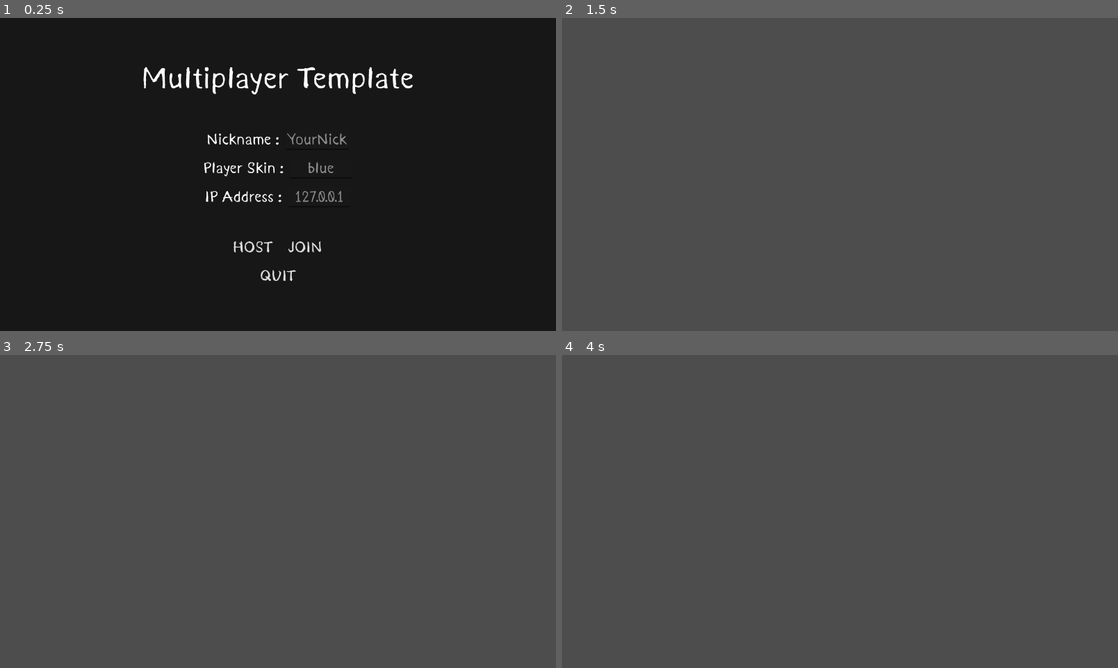
Above: before the commit, frames 1-4 (two rows, left to right).
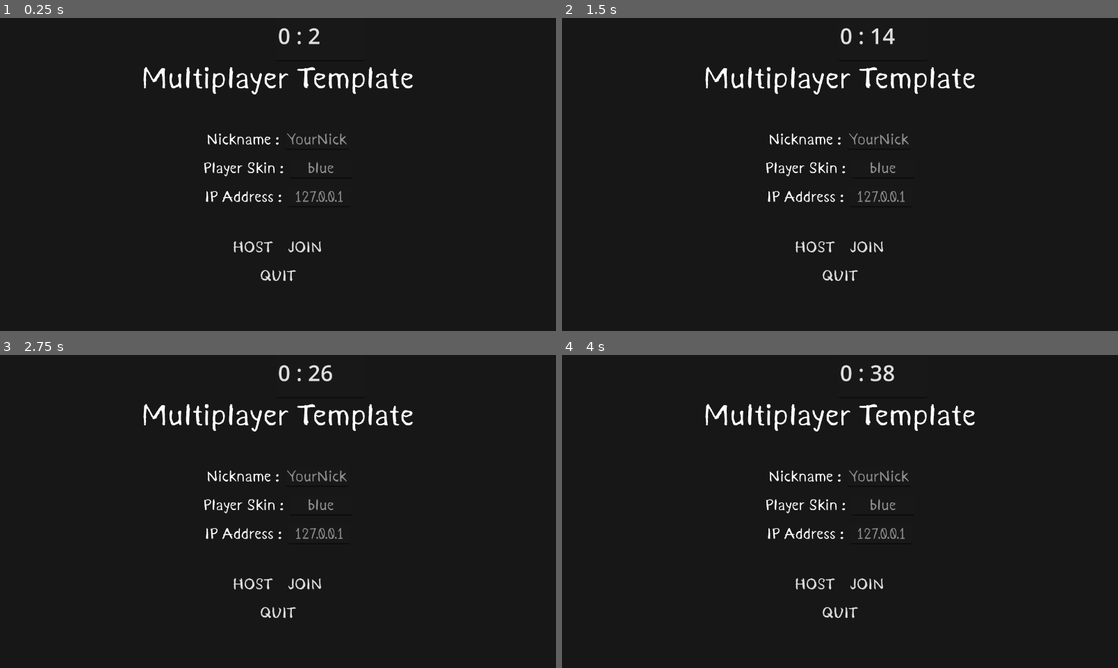
Above: after the commit, the same moments.

Repository: PlazmaDrink/SSc
Game: Godot game, scene res://scenes/level/level.tscn
The game is run twice, just before and just after one commit, with the same random seed, the same clock (stepped at 60 frames per second) and the same inputs.
Inputs (mouse positions are in pixels of both pictures, inside the frame that each line leads up to):
- Up to frame 1 (0.25 s): no input
- Up to frame 2 (1.5 s): click (878, 140) at 0.52 s; type "Alex" at 0.6 s; click (884, 168) at 0.75 s; type "12" at 0.83 s; click (878, 196) at 0.98 s; type "12" at 1.07 s; click "HOST" at 1.25 s
- Up to frame 3 (2.75 s): click (305, 583) at 2 s, where only the run after the commit has a clickable "JOIN"
- Up to frame 4 (4 s): tap Enter at 2.75 s; move the mouse to (962, 495) at 2.77 s; hold D (move_right) 2.78-3.5 s; tap E (Fire) at 2.85 s; click (962, 495) at 2.92 s; tap Space (jump) at 3.02 s; drag from (728, 527) to (812, 574) at 3.52 s

The runs differ from the first frame. In frame 1, 0.1% of the frame differs, in the area x 50-58%, y 3-9%; in frame 2, 100%, in the area x 0-100%, y 0-100%; in frame 3, 100%; in frame 4, 100%.

Commit message:
GlobalTimeScript

Diff:
--- /dev/null
+++ b/globals/Time/Scene/global_time.tscn
@@ -0,0 +1,6 @@
+[gd_scene load_steps=2 format=3 uid="uid://cqw8qnmveqmar"]
+
+[ext_resource type="Script" uid="uid://hf8rfm34q2nt" path="res://globals/Time/Script/global_time.gd" id="1_ko6be"]
+
+[node name="GlobalTime" type="Node3D"]
+script = ExtResource("1_ko6be")
--- /dev/null
+++ b/globals/Time/Script/global_time.gd
@@ -0,0 +1,31 @@
+extends Node3D
+
+const MIN_PER_DAY:int = 1440
+const MIN_PER_HOUR:int = 60
+const INGAME_TO_REAL_MINUTE_DURATION = (2*PI) / MIN_PER_HOUR
+
+var time: float = 0.0
+var past_min: float = -1.0
+signal time_tick(day:int, hour:int, minute:int)
+# Called when the node enters the scene tree for the first time.
+func _ready() -> void:
+	pass # Replace with function body.
+
+
+# Called every frame. 'delta' is the elapsed time since the previous frame.
+func _process(delta: float) -> void:
+	time += delta
+	var value = (sin(time - PI/2) + 1.0)/2.0
+	_recalculate_time()
+
+func _recalculate_time() -> void:
+	var total_minutes = int(time/INGAME_TO_REAL_MINUTE_DURATION)
+
+	var day = int (total_minutes/ MIN_PER_DAY)
+	var current_day = total_minutes % MIN_PER_DAY
+	var current_hour = int(current_day/MIN_PER_HOUR)
+	var current_min = int(current_day % MIN_PER_HOUR)
+
+	if past_min != current_min:
+		past_min = current_min
+		time_tick.emit(current_day, current_hour, current_min)
--- a/project.godot
+++ b/project.godot
@@ -21,6 +21,7 @@
 
 Network="*res://scripts/network.gd"
 ItemDatabase="*res://scripts/item_database.gd"
+GlobalTime="*res://globals/Time/Script/global_time.gd"
 
 [display]
 
--- /dev/null
+++ b/scenes/Tests/clock_ui.tscn
@@ -0,0 +1,28 @@
+[gd_scene load_steps=3 format=3 uid="uid://d0xiw6rk55q4w"]
+
+[ext_resource type="Script" uid="uid://d01w3fx0bom8p" path="res://scripts/Tests/ClockUI.gd" id="1_voj6p"]
+
+[sub_resource type="Theme" id="Theme_voj6p"]
+default_base_scale = 1.0
+
+[node name="ClockUI" type="Control"]
+layout_mode = 3
+anchors_preset = 15
+anchor_right = 1.0
+anchor_bottom = 1.0
+grow_horizontal = 2
+grow_vertical = 2
+
+[node name="TextEdit" type="TextEdit" parent="."]
+layout_mode = 1
+anchors_preset = 5
+anchor_left = 0.5
+anchor_right = 0.5
+offset_left = -4.0
+offset_right = 201.0
+offset_bottom = 99.0
+grow_horizontal = 2
+theme = SubResource("Theme_voj6p")
+theme_override_font_sizes/font_size = 50
+text = "1231sda"
+script = ExtResource("1_voj6p")
--- a/scenes/level/level.tscn
+++ b/scenes/level/level.tscn
@@ -1,10 +1,12 @@
-[gd_scene load_steps=10 format=3 uid="uid://dugaivbj1o66n"]
+[gd_scene load_steps=12 format=3 uid="uid://dugaivbj1o66n"]
 
 [ext_resource type="Script" uid="uid://d0dgljwwl463n" path="res://scripts/level.gd" id="1_e1sh7"]
 [ext_resource type="PackedScene" uid="uid://cffjduipbb3s5" path="res://scenes/level/player.tscn" id="1_uvcbi"]
 [ext_resource type="PackedScene" uid="uid://bclq8vh1x2goy" path="res://scenes/ui/inventory_ui.tscn" id="4_x8g2h"]
 [ext_resource type="PackedScene" uid="uid://ccencq0lcd3ph" path="res://scenes/ui/multiplayer_chat_ui.tscn" id="5_x9g3h"]
+[ext_resource type="PackedScene" uid="uid://cqw8qnmveqmar" path="res://globals/Time/Scene/global_time.tscn" id="6_wcngd"]
 [ext_resource type="PackedScene" uid="uid://bx7mq8t8hjn7q" path="res://scenes/ui/main_menu_ui.tscn" id="6_x9g3h"]
+[ext_resource type="PackedScene" uid="uid://d0xiw6rk55q4w" path="res://scenes/Tests/clock_ui.tscn" id="7_xv074"]
 
 [sub_resource type="PlaneMesh" id="PlaneMesh_r5xs5"]
 size = Vector2(90, 90)
@@ -52,3 +54,7 @@
 
 [node name="InventoryUI" parent="." instance=ExtResource("4_x8g2h")]
 visible = false
+
+[node name="GlobalTime" parent="." instance=ExtResource("6_wcngd")]
+
+[node name="ClockUI" parent="GlobalTime" instance=ExtResource("7_xv074")]
--- /dev/null
+++ b/scripts/Tests/ClockUI.gd
@@ -0,0 +1,10 @@
+extends TextEdit
+
+
+# Called when the node enters the scene tree for the first time.
+func _ready() -> void:
+	GlobalTime.time_tick.connect(_update_time)
+
+func _update_time(current_day, current_hour, current_min):
+	text = "%s : %s" % [current_hour, current_min]
+	pass
Not shown, added: globals/Time/Script/global_time.gd.uid
Not shown, added: scripts/Tests/ClockUI.gd.uid
